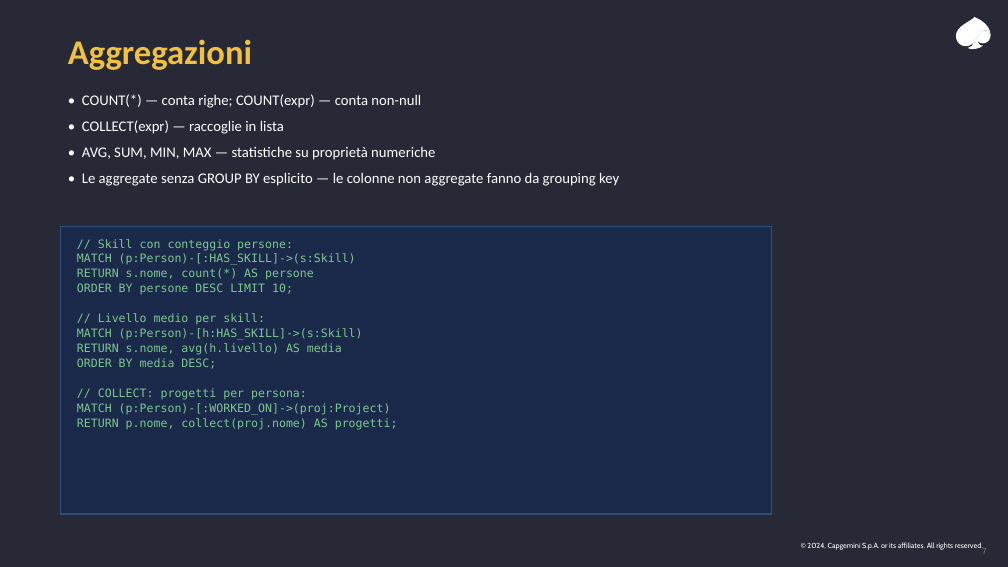
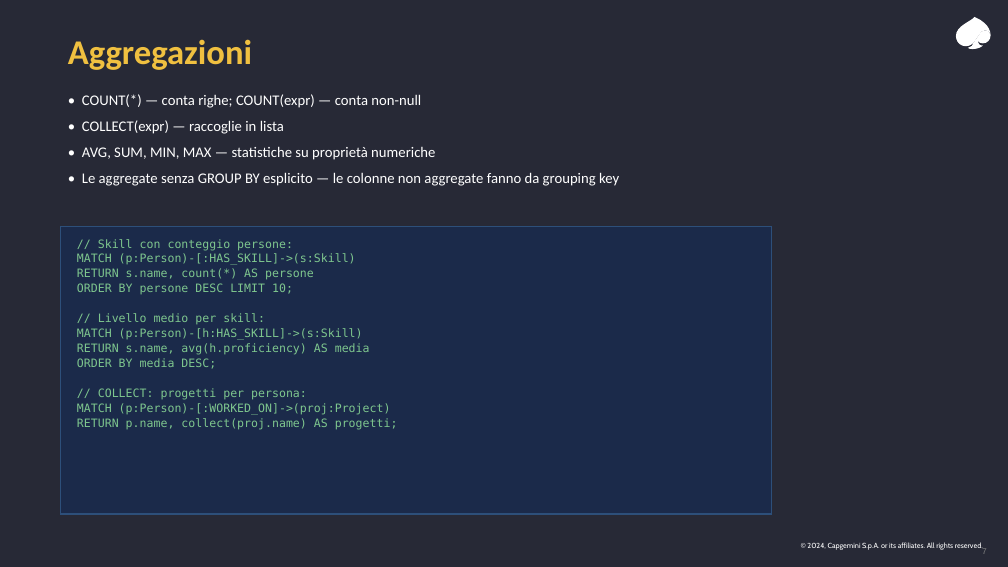
Before and after one commit to leobcc/neo4j-training-course-material, a slide deck: slide 7 of slides/session-02/session-02.pptx. Drawn at 1008x567 pixels with LibreOffice and Linux fonts; fonts in the diff are those of the drawing. Boxes give left, top, right and bottom in pixels: in the first picture for what was removed or moved away, otherwise in the second. Text is boxed around its words. In the diff, an @@ line names an element or a change of style, - is before the commit and + after.

```diff
--- a/slides/session-02/session-02.pptx
+++ b/slides/session-02/session-02.pptx
@@ text at <box>77,268,314,280</box>: text changed @@
-RETURN s.nome, count(*) AS persone
+RETURN s.name, count(*) AS persone
@@ text at <box>77,343,370,355</box>: text changed @@
-RETURN s.nome, avg(h.livello) AS media
+RETURN s.name, avg(h.proficiency) AS media
@@ text at <box>77,418,398,429</box>: text changed @@
-RETURN p.nome, collect(proj.nome) AS progetti;
+RETURN p.name, collect(proj.name) AS progetti;
```
Also in this commit, not shown: 8 other slides changed, 1 other file.
